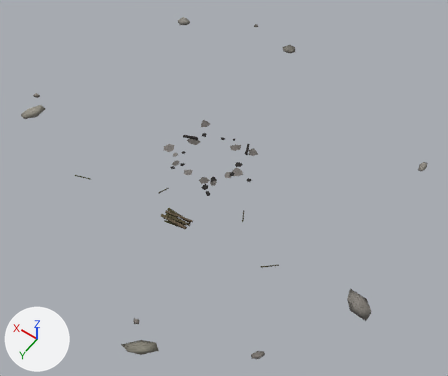
A saved change to the glTF model godot/art/world/props/camp_ground.glb.
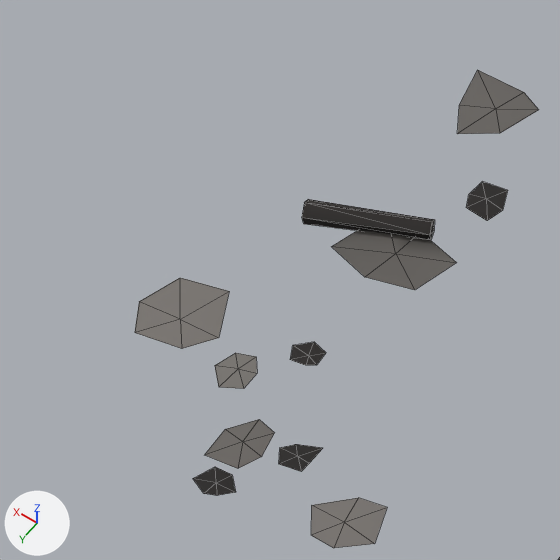
Old and new are each drawn whole from a camera (50 mm lens) standing at (-5.51, 7.2, 10.52) and looking at (-0.59, 0.31, -0.3) and again close up on the part from 33% to 48% of the width and 30% to 47% of the height. The lights are fixed; the arrows at lower left show +X, +Y and +Z. The first two pictures are the older version. The close-ups show mesh edges as thin lines. Vertices at exactly the same position are counted once.

In view in the first close-up: 'camp_ground'.
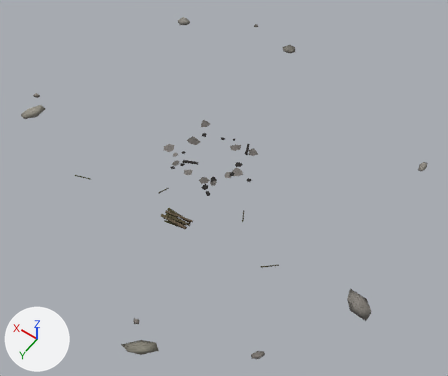
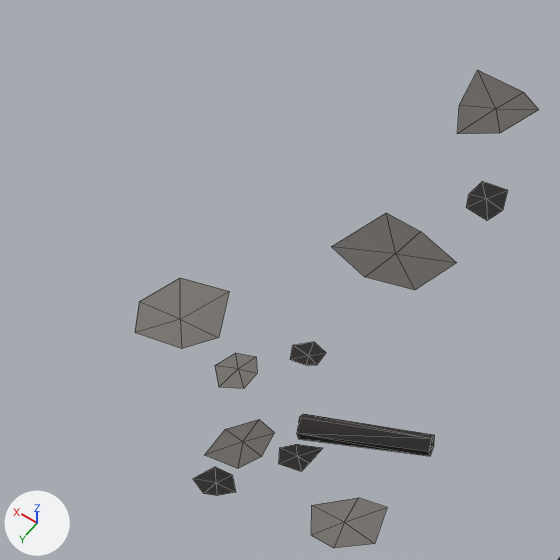
Pixel boxes (x1, y1, x2, y2) of what changed, in the close-ups (560 x 560 px; the box of a moved part takes in the faces that stretch with it):
part 1 of me_camp_ground, moved or reshaped
    before: (302, 199, 435, 240)
    after: (297, 414, 434, 456)
part 2 of me_camp_ground, edited (looks the same)
    both: (332, 230, 456, 277)

The change, as a diff of the scene's bpy script:
```diff
--- a/godot/art/world/props/camp_ground.glb.py
+++ b/godot/art/world/props/camp_ground.glb.py
@@ me_camp_ground @@
 me_camp_ground.from_pydata(...)  # 424 vertices, 548 faces; spans x -4.67..4.83, y -4.25..4.49, z -0.15..0.41
 # used by ob_camp_ground; location = (0.0, 0.0, 0.0)
+# me_camp_ground part 1: the loose piece of 10 vertices spanning x 0.58..0.92, y -0.34..-0.15, z -0.02..0.05 is moved by (-0.45, 0.6, 0.0)
+# me_camp_ground part 2: 4 kept faces spanning x 0.48..0.79, y -0.31..-0.1, z -0.01..0.0 get new vertex colours; the middle colour goes from dark grey #635f5b to dark grey #6d6965
 me_camp_ground.materials.append(mat_props)
```
